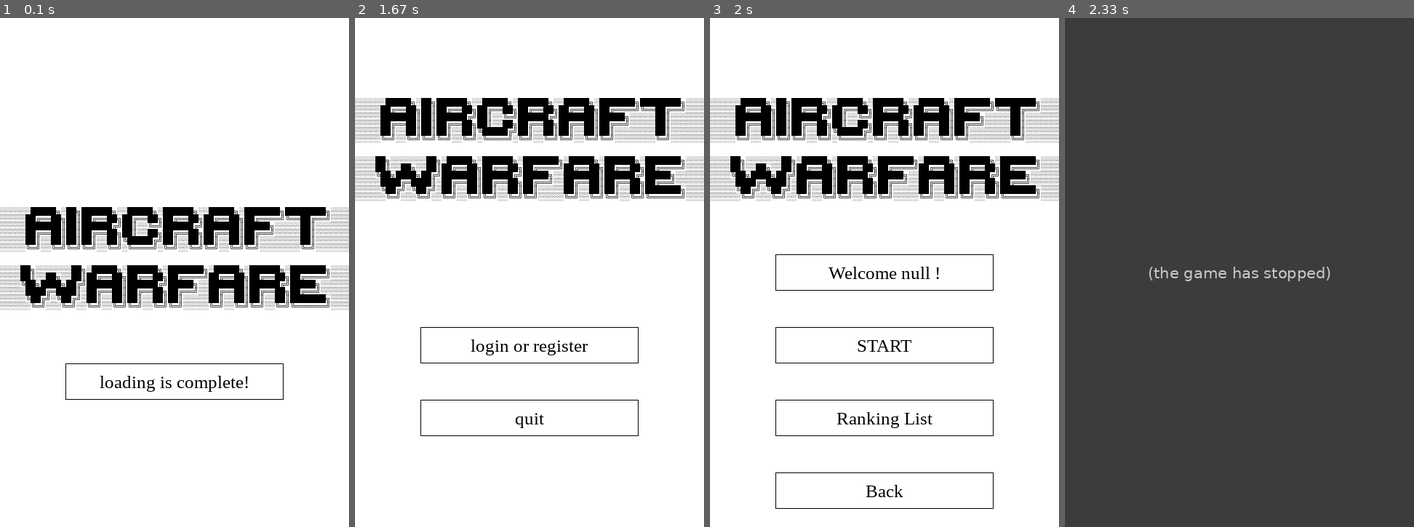
Above: before the commit, frames 1-4 (left to right).
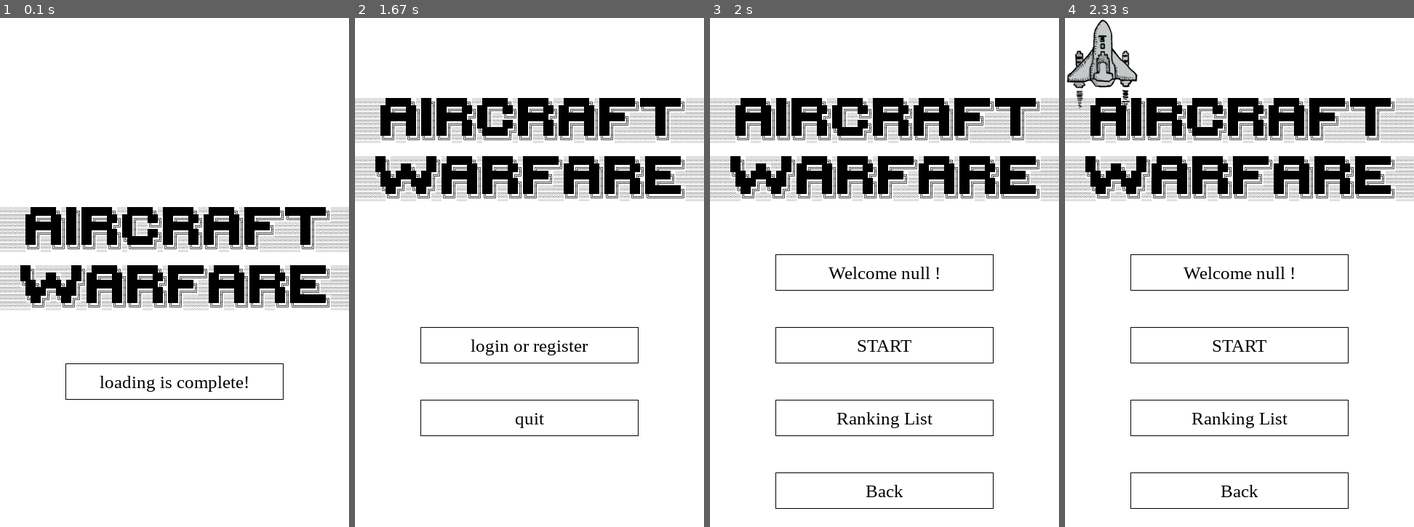
Above: after the commit, the same moments.

Repository: Twilight-lxy/aircraft-warfare
Game: pygame game, started from main.py
The game is run twice, just before and just after one commit, with the same random seed, the same clock (stepped at 60 frames per second) and the same inputs.
Inputs (mouse positions are in pixels of both pictures, inside the frame that each line leads up to):
- Up to frame 1 (0.1 s): no input
- Up to frame 2 (1.67 s): click (655, 450) at 1.42 s
- Up to frame 3 (2 s): click "login or register" at 1.72 s
- Up to frame 4 (2.33 s): click "START" at 2.05 s

Frames 1-3 are identical in both runs. In frame 4, 99% of the frame differs, in the area x 0-100%, y 0-100%.
Before the commit the program exited at 2.05 s; later frames show no game.

Commit message:
解决maingamebug

Diff:
--- a/main.py
+++ b/main.py
@@ -67,7 +67,6 @@
 
 def loadresource(name: str, queue: Queue):
     global soundResourceDict
-    global allResourceDict
     global resourceDict
     resourceDict = ResourceDict()
     queue.put(("loading", "0"))
--- a/src/classes/AircraftEntity.py
+++ b/src/classes/AircraftEntity.py
@@ -13,11 +13,16 @@
     Y = 0
     normalWeapon = None
 
-    def __init__(self, iFF: bool, allRes: AllResourceDict, mainClock: pygame.time.Clock, weaponBulletGroup: pygame.sprite.Group):
+    def __init__(
+        self,
+        iFF: bool,
+        allRes: AllResourceDict,
+        mainClock: pygame.time.Clock,
+        weaponBulletGroup: pygame.sprite.Group,
+    ):
         super().__init__()
-        self.image = pygame.image.load(
-            allRes.getImage("basicImage")
-        )
+        self.image = allRes.getImage("normal")
+
         self.rect = self.image.get_rect()
         self.iFF = iFF
         self.normalWeapon = AircraftWeapon(mainClock)
@@ -39,5 +44,5 @@
 
     def update(self):
         self.move()
-        self.rect.move()
+        # self.rect.move()
         # normalWeapon.use()
--- a/src/classes/GameRecord.py
+++ b/src/classes/GameRecord.py
@@ -9,3 +9,5 @@
     def __init__(self, info: str) -> None:
         super().__init__(self)
         self.errorinfo = info
+    def __str__(self) -> str:
+        return self.errorinfo
--- a/src/classes/ResourceDict.py
+++ b/src/classes/ResourceDict.py
@@ -1,28 +1,28 @@
 class ResourceDict:
-    resourceDict = dict()
 
     def __init__(self) -> None:
+        self.resourceDict = dict()
         self.clear()
 
     def addResourse(self, resourceName: str, resourceObject: any) -> None:
         if self.resourceDict.get(resourceName, "null") != "null":
-            raise ResourceMapException(
+            raise ResourceDictException(
                 "A resource called " + resourceName + " already exists"
             )
         else:
             self.resourceDict.update({resourceName: resourceObject})
 
     def getResource(self, resourceName: str) -> any:
-        if self.resourceDict.get(resourceName, "null") != "null":
-            raise ResourceMapException(
+        if self.resourceDict.get(resourceName, "null") == "null":
+            raise ResourceDictException(
                 "A resource called " + resourceName + " does not exist"
             )
         else:
             return self.resourceDict.get(resourceName)
 
     def removeResource(self, resourceName: str) -> None:
-        if self.resourceDict.get(resourceName, "null") != "null":
-            raise ResourceMapException(
+        if self.resourceDict.get(resourceName, "null") == "null":
+            raise ResourceDictException(
                 "A resource called " + resourceName + " does not exist"
             )
         else:
@@ -33,11 +33,11 @@
 
 
 class AllResourceDict:
-    soundResourceDict = ResourceDict()
-    imageResourceDict = ResourceDict()
-    valueResourceDict = ResourceDict()
 
     def __init__(self) -> None:
+        self.soundResourceDict = ResourceDict()
+        self.imageResourceDict = ResourceDict()
+        self.valueResourceDict = ResourceDict()
         self.clearAll()
 
     def addSound(self, resourceName: str, resourceObject: any) -> None:
@@ -82,7 +82,10 @@
         self.clearValue()
 
 
-class ResourceMapException(Exception):
+class ResourceDictException(Exception):
     def __init__(self, info: str) -> None:
         super().__init__(self)
         self.errorinfo = info
+
+    def __str__(self) -> str:
+        return self.errorinfo
--- a/src/classes/User.py
+++ b/src/classes/User.py
@@ -8,3 +8,5 @@
     def __init__(self, info: str) -> None:
         super().__init__(self)
         self.errorinfo = info
+    def __str__(self) -> str:
+        return self.errorinfo
--- a/src/lib/MainGame.py
+++ b/src/lib/MainGame.py
@@ -1,19 +1,20 @@
 import pygame
 from pygame import Surface
+from src.lib.Constants import FPS
 from src.classes.GameRecord import GameRecord
 from src.classes.User import User
 from src.classes.ResourceDict import ResourceDict
 import src.enitiy.hero
 def startGame(screen:Surface,allresource:ResourceDict,mainClock:pygame.time.Clock,username:User) -> GameRecord:
     gameRecord = GameRecord
-    aircraftEntityGroup = pygame.sprite.Group
-    weaponBulletGroup = pygame.sprite.Group
+    aircraftEntityGroup = pygame.sprite.Group()
+    weaponBulletGroup = pygame.sprite.Group()
     gameContinue = True
     pygame.mixer.music.play(-1)
     hero = src.enitiy.hero.crateHero(allresource.getResource("hero"), mainClock ,weaponBulletGroup)
     hero.move(100,500)
     aircraftEntityGroup.add(hero)
-    aircraftEntityGroup.draw()
+    aircraftEntityGroup.draw(screen)
     while gameContinue:
         aircraftEntityGroup.update()
         for event in pygame.event.get():  # 获取用户事件
@@ -21,5 +22,7 @@
                 # 退出pygame
                 pygame.quit()
                 break
+        pygame.display.flip()
+        mainClock.tick(FPS)
 
     return gameRecord
